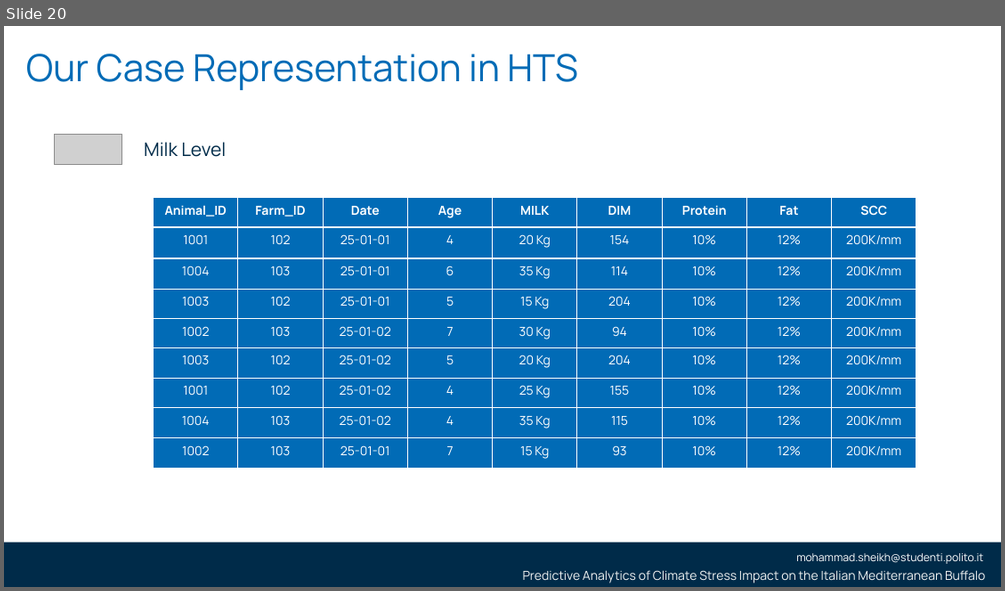
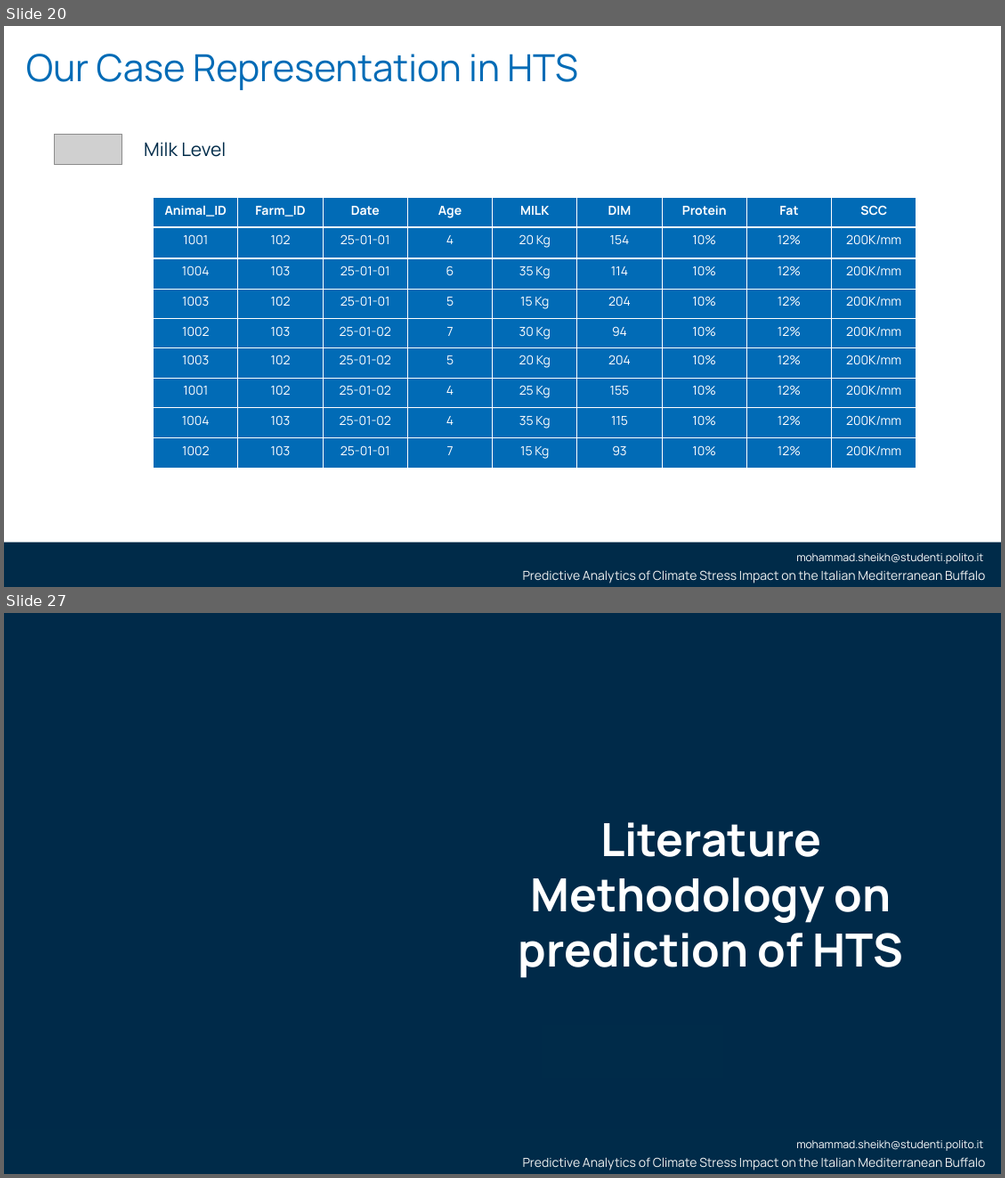
Before and after one commit to smsag99/Thesis, a slide deck: Presentation/thesisPresentation3.pptx. Shown one above the other, each under a label of ours: slide 20 before the commit, slides 20 and 27 after it; the slides between them are not shown. The pictures are 1005x591 and 1005x1178 pixels, drawn with LibreOffice and Linux fonts; fonts in the diff are those of the drawing; grey boxes stand for pictures; background and template pictures are left out. Boxes give left, top, right and bottom in pixels: in the first picture for what was removed or moved away, otherwise in the second. Text is boxed around its words. In the diff, an @@ line names an element or a change of style, - is before the commit and + after.

```diff
--- a/Presentation/thesisPresentation3.pptx
+++ b/Presentation/thesisPresentation3.pptx
@@ slide 27 added at box(4, 613, 1001, 1174), background picture (left out); not listed: 3 template elements that a slide beside it also shows @@
@@ text added at box(518, 822, 903, 978), 44 pt, text #FFFFFF, bold @@
+Literature Methodology on prediction of HTS
@@ rectangle added at box(542, 1025, 723, 1078), fill #002B49 @@
```
Also in this commit, not shown: 3 slides changed, 8 other slides added, 2 slides removed, 2 other files.
